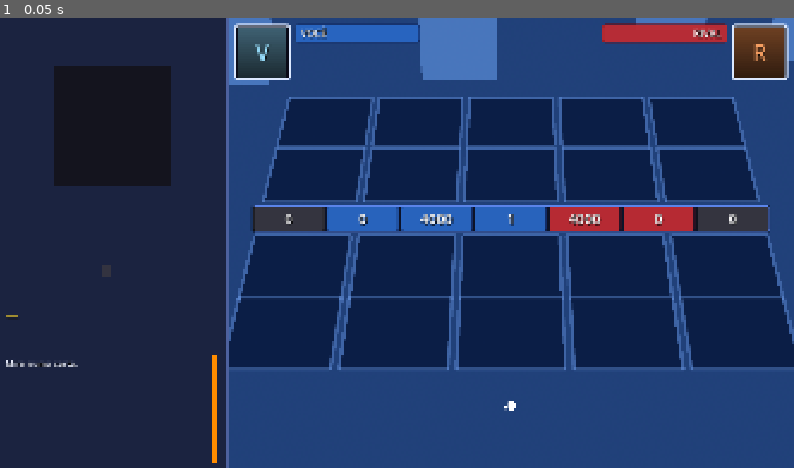
Above: before the commit, frame 1.
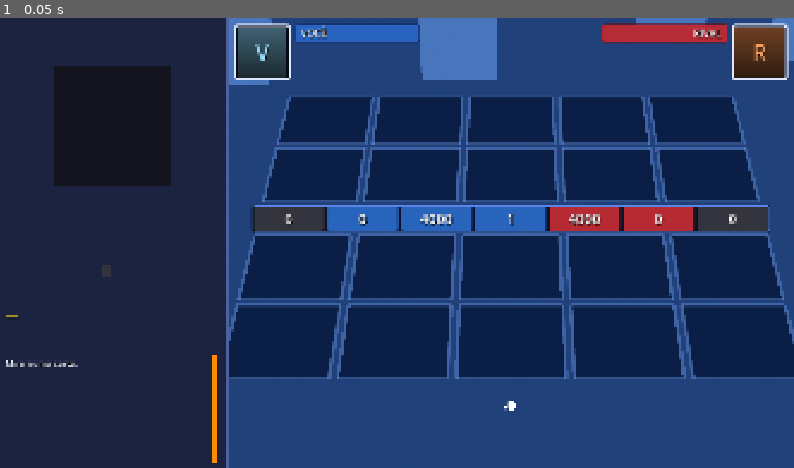
Above: after the commit, the same moment.

Repository: joeyviciousfake-netizen/Astralis
Game: Godot game, scene res://duel3d/mesa_3d.tscn
Same seed, same stepped clock (60 frames per second), same inputs: the game is played once before the commit and once after it.
Inputs:
- Up to frame 1 (0.05 s): no input

The runs differ from the first frame. In frame 1, 3.9% of the frame differs, in the area x 28-100%, y 17-81%.

Commit message:
D49: remove o desvio hardcoded que impedia a grade de ficar perfeita
A CAUSA REAL de a grade nunca ficar perfeita (achada lendo o codigo, nao a
foto): _pos_slot deslocava a fileira de magia POR CIMA do dado com dois
numeros chutados por calibracao de TELA do D44 - APROXIMA_MAGIA_VOCE = 0.22 e
APROXIMA_MAGIA_RIVAL = 0.05. Medido em unidades de mundo, o resultado era:
horizontal 2,1566 / vao monstro->magia do jogador 2,2400 (+4%) / do rival
2,3690 (+10%). O dado dizia uma coisa e o codigo deslocava de novo.

Os dois numeros foram removidos e a conversao ficou igual para os 4 tipos de
slot (monstro/magia, jogador/rival). Medido depois: os 3 = 2,1566 exatos.
Se o vao ficar feio de novo, o dado e que se muda - nunca um desvio escondido
no codigo. R1: so desenho, nenhuma regra mudou.

Diff:
--- a/astralis/duel3d/mesa_3d.gd
+++ b/astralis/duel3d/mesa_3d.gd
@@ -111,17 +111,21 @@
 ## que a carta DEITADA (ALT_CARTA = 1,4576 larguras), para a carta de DEF
 ## caber dentro da peça em vez de encostar/cortar na borda.
 const PECA_PROF_CARTAS := 1.58
-## D44 (item 5 do usuário): quanto a fileira de MAGIA avança no Z em direção
-## à fileira de MONSTRO, para o vão VERTICAL entre as duas ficar igual ao vão
-## HORIZONTAL entre dois slots vizinhos. Só a linha de magia usa isto — a de
-## monstro fica exatamente onde está (nem X nem Z).
-## Números medidos NA TELA (canvas 1920x1080, jogo de verdade), antes do
-## ajuste: vão horizontal entre slots vizinhos = 25,2 px; vão vertical
-## monstro->magia = 28,5 px no RIVAL e 42,8 px no JOGADOR. Fechar essa
-## diferença é o que estes dois números resolvem (calibrados por iteração:
-## cada 0,01 de Z ≈ 1,3 px no seu lado e ≈ 0,7 px no lado do rival).
-const APROXIMA_MAGIA_VOCE := 0.22
-const APROXIMA_MAGIA_RIVAL := 0.05
+## D49: o vão vertical monstro->magia NÃO é mais corrigido aqui. A correção
+## vivia em APROXIMA_MAGIA_VOCE (0,22) e APROXIMA_MAGIA_RIVAL (0,05), dois
+## números chutados por iteração de CALIBRAÇÃO DE TELA para compensar o dado —
+## e por isso o dado nunca era o que a tela mostrava. O pedido do usuário foi
+## o contrário: UM valor só (263) em todo o campo, medido POR CÓDIGO, e a
+## correspondência dado↔tela exata. O vão agora vem inteiro do
+## `arena_starter.json` (y 695/958 no jogador, 305/42 no rival = 263 nos dois
+## lados), o mesmo número do passo horizontal. NADA desloca a fileira de magia
+## aqui: se algum dia o vão ficar feio de novo, o dado é que se muda — não um
+## desvio escondido no código. O 2D legado (`duel_legacy2d/duel_board.gd`) usa
+## a mesma grade.
+## ATENÇÃO (o que a tela NÃO pode prometer): o vão é igual em MUNDO, mas a
+## perspectiva faz o mesmo intervalo aparecer com 276 px na fileira da frente,
+## 257 px no meio e 220 px no fundo. Isso é projeção, não erro do dado (doc 15
+## §15.4 proíbe mexer na lente), então NÃO use foto para julgar este número.
 ## COLUNAS do campo (5 slots por fileira, D15/D17 — o mesmo 5 do
 ## `GameState` e do `arena.schema.json`). Vive aqui porque a perspectiva
 ## (doc 16) espelha a COLUNA: coluna 0 <-> coluna 4, e o meio fica.
@@ -1138,18 +1142,12 @@
 	var sid := BoardLayoutScript.slot_id(lado, tipo, indice)
 	var padrao := BoardLayoutScript.default_pos(sid)
 	var p2 := BoardLayoutScript.get_pos(_arena_layout, sid, padrao)
+	# D49: a conversão é PURA e igual para os 4 tipos de slot (monstro/magia,
+	# jogador/rival). O vão vertical monstro->magia é o do DADO (263 = o mesmo
+	# do passo horizontal) e a fileira de monstro fica exatamente onde o dado
+	# diz. Não existe mais nenhum desvio por tipo aqui: se a tela mostrar um vão
+	# torto, a causa é a perspectiva da câmera (doc 15 §15.4), não este código.
 	var z := (p2.y - CENTRO_Y) / DIV * ESCALA_CAMPO + DESLOC_CAMPO.y
-	# D44 (item 5 do usuário): a fileira de MAGIA se APROXIMA da de MONSTRO,
-	# porque o vão vertical entre elas estava bem maior que o vão horizontal
-	# entre dois slots vizinhos. A fileira de MONSTRO NÃO se mexe — nem no X
-	# nem no Z — o deslocamento abaixo só entra na linha de magia. É
-	# apresentação pura, aplicada DEPOIS do transform, então a arena (dado)
-	# continua mandando na composição relativa e no espelho do rival.
-	if tipo == "magia":
-		# O sinal é o do lado: a SUA magia sobe (z MENOR = mais longe da
-		# câmera) e a do RIVAL desce (z MAIOR = mais perto). O centro do campo
-		# fica em z = 0, então o sinal do z já diz de que lado é a fileira.
-		z -= (APROXIMA_MAGIA_VOCE if lado == 0 else -APROXIMA_MAGIA_RIVAL)
 	return Vector3(
 		(p2.x - CENTRO_X) / DIV * ESCALA_CAMPO + DESLOC_CAMPO.x,
 		TOPO, z)
